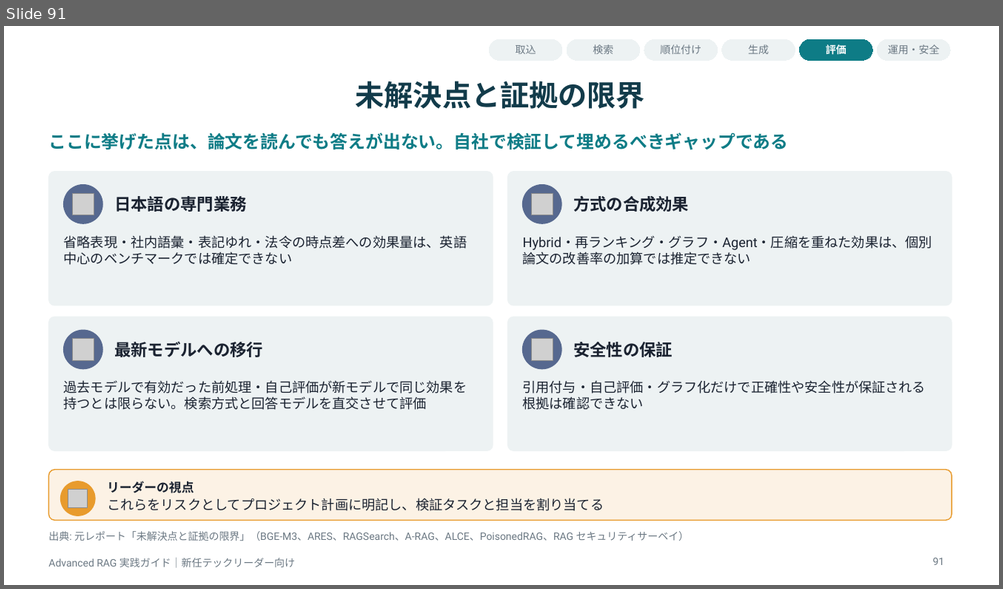
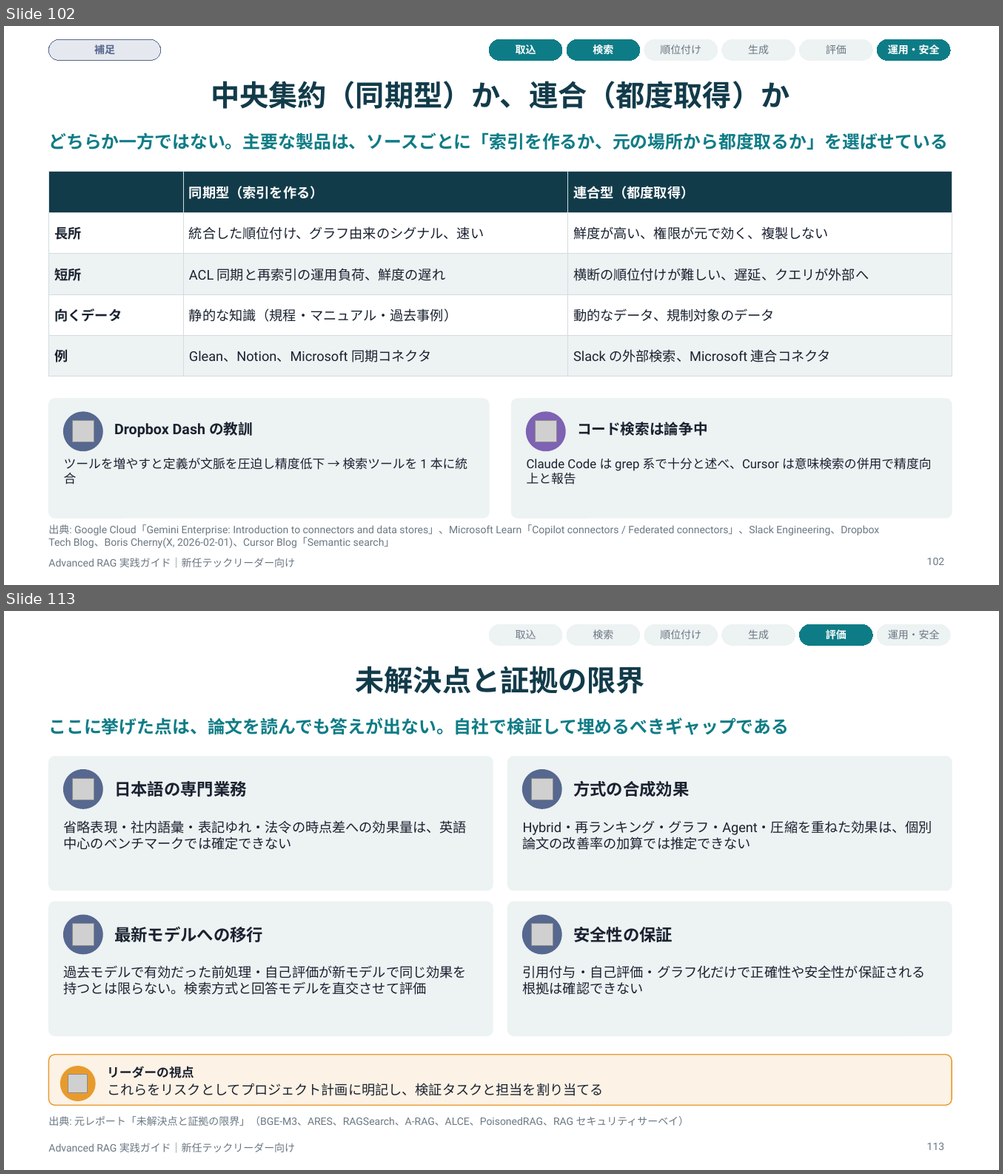
Before and after one commit to Takenori-Kusaka/advanced-rag-fmea-casestudy, a slide deck: slides/AdvancedRAG_実践ガイド.pptx. Shown one above the other, each under a label of ours: slide 91 before the commit, slides 102 and 113 after it; the slides between them are not shown. The pictures are 1003x589 and 1003x1174 pixels, drawn with LibreOffice and Linux fonts; fonts in the diff are those of the drawing; grey boxes stand for pictures. Boxes give left, top, right and bottom in pixels: in the first picture for what was removed or moved away, otherwise in the second. Text is boxed around its words. In the diff, an @@ line names an element or a change of style, - is before the commit and + after.

```diff
--- a/slides/AdvancedRAG_実践ガイド.pptx
+++ b/slides/AdvancedRAG_実践ガイド.pptx
@@ slide 102 added at [4, 26, 999, 585], background #FFFFFF; not listed: 1 template element that a slide beside it also shows @@
@@ rounded rectangle added at [48, 39, 161, 60], fill #56688F at 15% opacity, outline #56688F 0.75 pt, 10 pt, text #56688F, bold @@
+補足
@@ rounded rectangle added at [489, 39, 562, 60], fill #0E7C86, outline #0E7C86 0.75 pt, 10 pt, text #FFFFFF, bold @@
+取込
@@ rounded rectangle added at [566, 39, 640, 60], fill #0E7C86, outline #0E7C86 0.75 pt, 10 pt, text #FFFFFF, bold @@
+検索
@@ rounded rectangle added at [644, 39, 717, 60], fill #EDF2F3, outline #EDF2F3 0.75 pt, 10 pt, text #6B7883 @@
+順位付け
@@ rounded rectangle added at [722, 39, 795, 60], fill #EDF2F3, outline #EDF2F3 0.75 pt, 10 pt, text #6B7883 @@
+生成
@@ rounded rectangle added at [800, 39, 873, 60], fill #EDF2F3, outline #EDF2F3 0.75 pt, 10 pt, text #6B7883 @@
+評価
@@ rounded rectangle added at [877, 39, 950, 60], fill #0E7C86, outline #0E7C86 0.75 pt, 10 pt, text #FFFFFF, bold @@
+運用・安全
@@ title added at [210, 81, 789, 109], 28 pt, text #123B4A, bold @@
+中央集約（同期型）か、連合（都度取得）か
@@ text added at [48, 133, 948, 150], 17 pt, text #0E7C86, bold @@
+どちらか一方ではない。主要な製品は、ソースごとに「索引を作るか、元の場所から都度取るか」を選ばせている
@@ table added at [48, 172, 951, 366], 5 rows, 3 columns @@
+ | 同期型（索引を作る） | 連合型（都度取得）
+長所 | 統合した順位付け、グラフ由来のシグナル、速い | 鮮度が高い、権限が元で効く、複製しない
+短所 | ACL 同期と再索引の運用負荷、鮮度の遅れ | 横断の順位付けが難しい、遅延、クエリが外部へ
+向くデータ | 静的な知識（規程・マニュアル・過去事例） | 動的なデータ、規制対象のデータ
+例 | Glean、Notion、Microsoft 同期コネクタ | Slack の外部検索、Microsoft 連合コネクタ
@@ rounded rectangle added at [48, 399, 489, 518], fill #EDF2F3, outline #EDF2F3 0.75 pt @@
@@ rounded rectangle added at [512, 399, 951, 518], fill #EDF2F3, outline #EDF2F3 0.75 pt @@
@@ ellipse added at [64, 412, 102, 452], fill #56688F, outline #56688F 1 pt @@
@@ picture added at [72, 420, 94, 443] @@
@@ text added at [114, 422, 253, 437], 14 pt, text #1A2230, bold @@
+Dropbox Dash の教訓
@@ ellipse added at [526, 412, 565, 452], fill #7E62B3, outline #7E62B3 1 pt @@
@@ picture added at [535, 420, 556, 443] @@
@@ text added at [577, 422, 708, 436], 14 pt, text #1A2230, bold @@
+コード検索は論争中
@@ text added at [64, 458, 467, 485], 12 pt, text #1A2230 @@
+ツールを増やすと定義が文脈を圧迫し精度低下 → 検索ツールを 1 本に統合
@@ text added at [526, 458, 931, 485], 12 pt, text #1A2230 @@
+Claude Code は grep 系で十分と述べ、Cursor は意味検索の併用で精度向上と報告
@@ text added at [48, 525, 879, 548], 10 pt, text #6B7883 @@
+出典: Google Cloud「Gemini Enterprise: Introduction to connectors and data stores」、Microsoft Learn「Copilot connectors / Federated connectors」、Slack Engineering、Dropbox Tech Blog、Boris Cherny(X, 2026-02-01)、Cursor Blog「Semantic search」
@@ page number added at [927, 558, 945, 565], 10 pt, text #6B7883 @@
+102
@@ what was slide 91 is now slide 113 @@
@@ page number at [927, 1143, 945, 1150]: text changed @@
-91
+113
```
Also in this commit, not shown: 21 other slides added, 33 other files.
